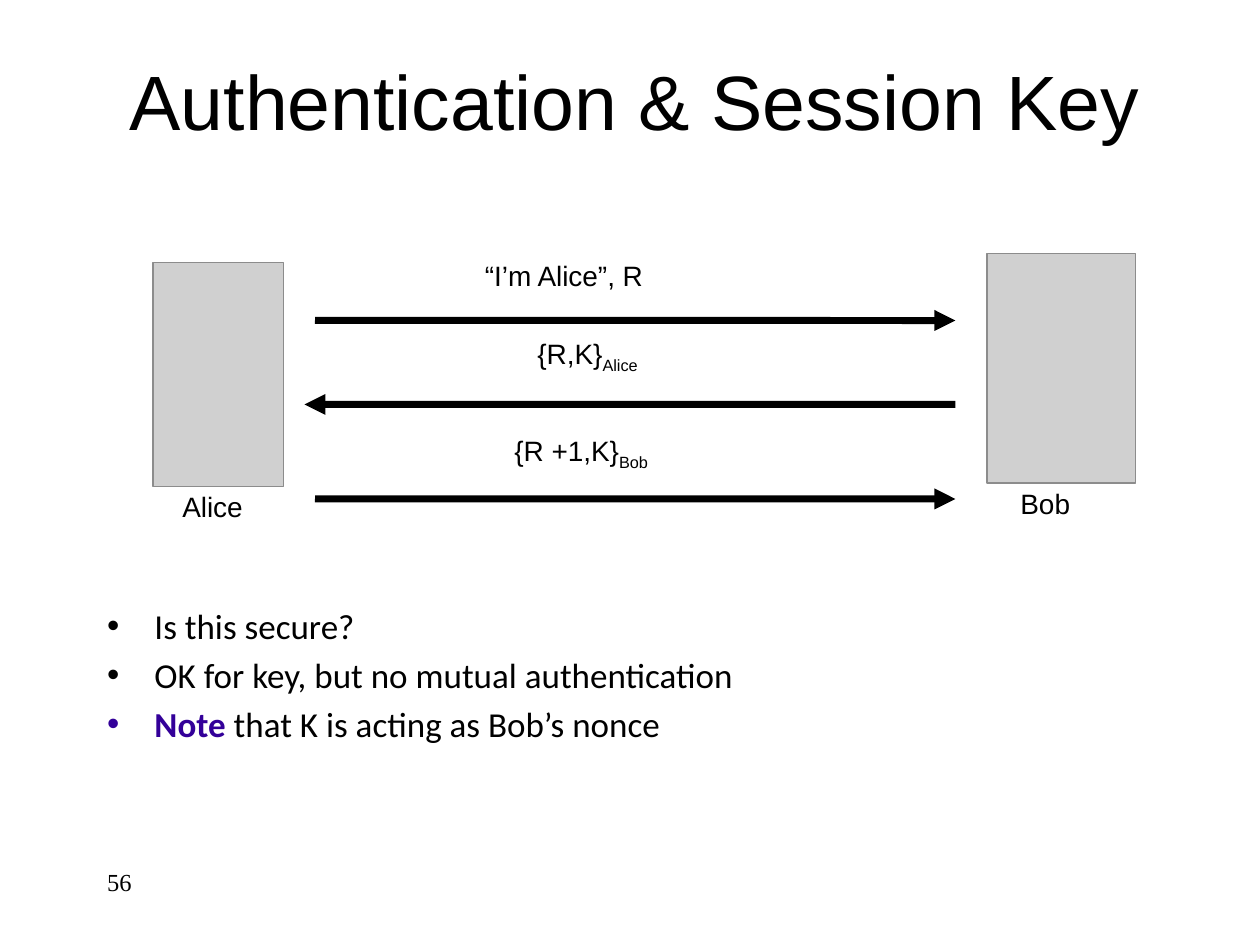
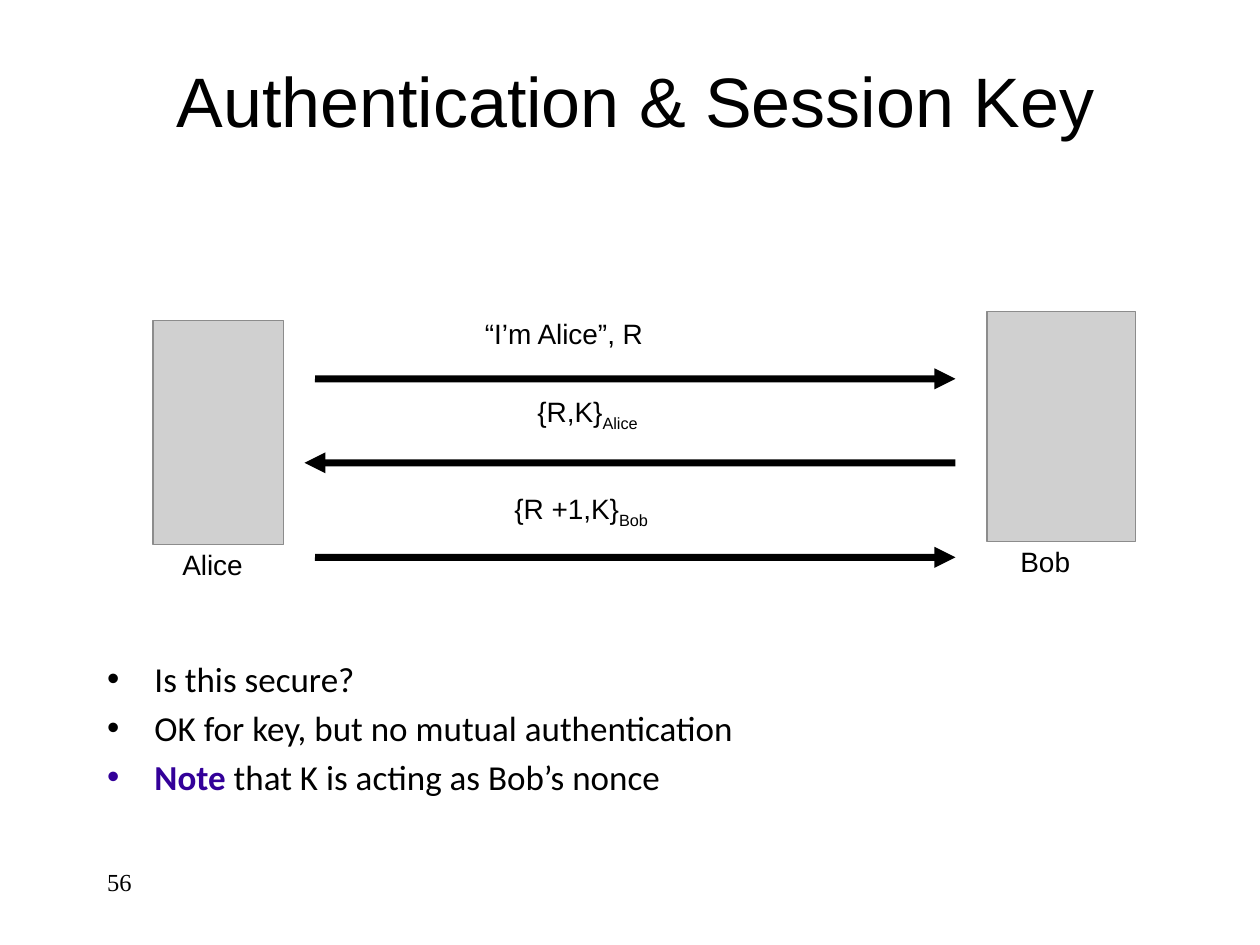
Before and after one commit to jlmucb/class_notes, a slide deck: slide 56 of BerkeleyClass/CS290Spring2013/Lectures/Cryptoclass9.pptx. Drawn at 1260x945 pixels with LibreOffice and Linux fonts; fonts in the diff are those of the drawing; grey boxes stand for pictures. Boxes give left, top, right and bottom in pixels: in the first picture for what was removed or moved away, otherwise in the second. Text is boxed around its words. In the diff, an @@ line names an element or a change of style, - is before the commit and + after.

Commit message:
FOrmatting

```diff
--- a/BerkeleyClass/CS290Spring2013/Lectures/Cryptoclass9.pptx
+++ b/BerkeleyClass/CS290Spring2013/Lectures/Cryptoclass9.pptx
@@ title "Authentication & Session Key" at (177,76,1095,140): size 44 to 40 pt @@
@@ 5 texts, 3 arrows, 2 pictures: place and size @@
-5 texts, 3 arrows, 2 pictures at (154,253,1135,518)
+5 texts, 3 arrows, 2 pictures at (154,312,1135,576)
@@ text "Is this secure?": place and size @@
-text "Is this secure?" at (154,614,733,743)
+text "Is this secure?" at (154,667,733,796)
```
Also in this commit, not shown: 28 other slides changed.
